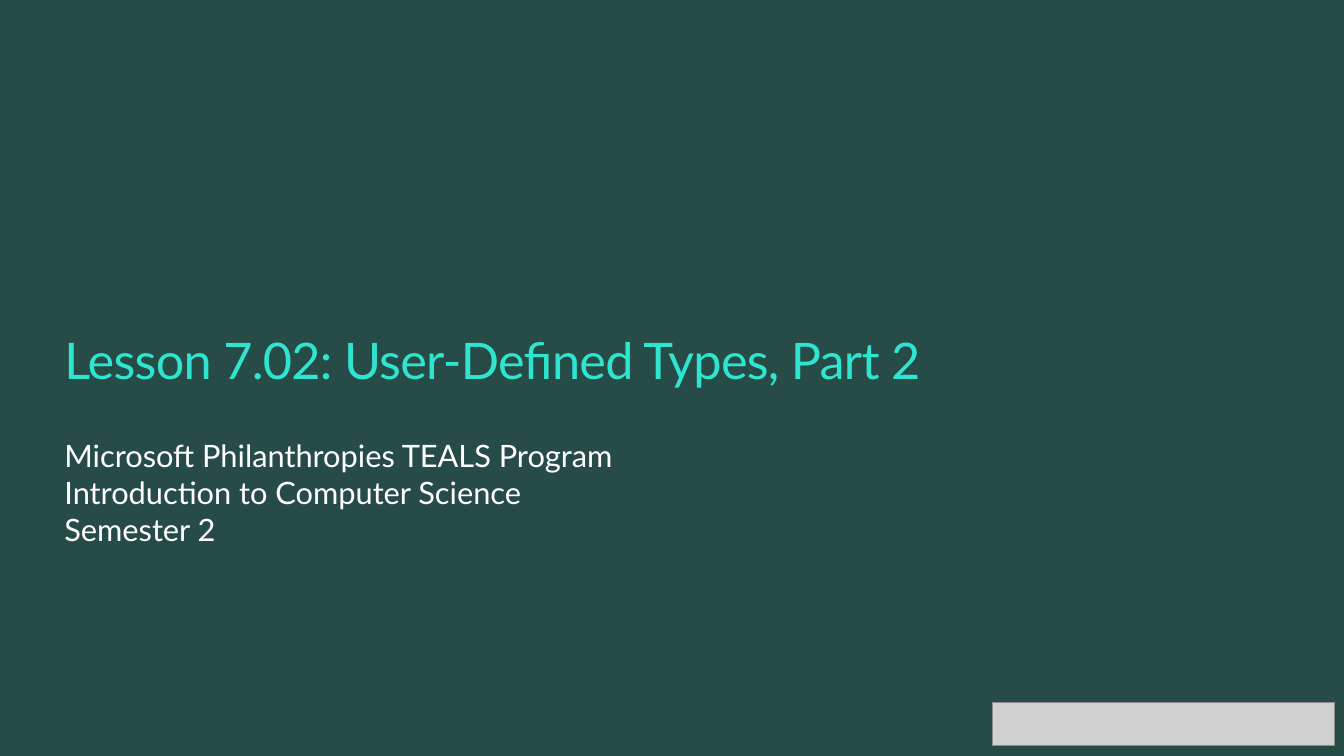
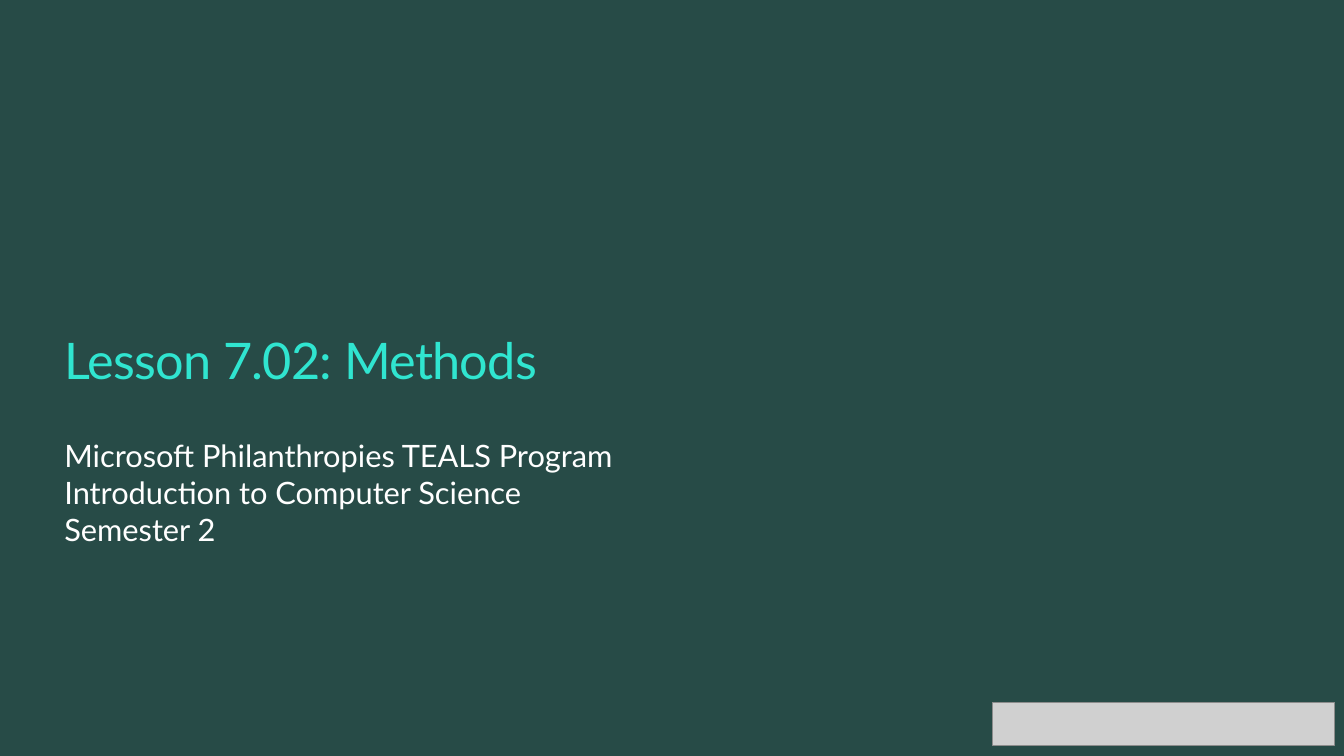
Before and after one commit to TEALSK12/2nd-semester-introduction-to-computer-science, a slide deck: slide 1 of docs/units/7_unit/slidedecks/Intro Python 7.02 TEALS.pptx. Drawn at 1344x756 pixels with LibreOffice and Linux fonts; fonts in the diff are those of the drawing; grey boxes stand for pictures; background and template pictures are left out. Boxes give left, top, right and bottom in pixels: in the first picture for what was removed or moved away, otherwise in the second. Text is boxed around its words. In the diff, an @@ line names an element or a change of style, - is before the commit and + after.

```diff
--- a/docs/units/7_unit/slidedecks/Intro Python 7.02 TEALS.pptx
+++ b/docs/units/7_unit/slidedecks/Intro Python 7.02 TEALS.pptx
@@ title at (x1=64, y1=342, x2=537, y2=380): text changed @@
-Lesson 7.02: User-Defined Types, Part 2
+Lesson 7.02: Methods
```
Also in this commit, not shown: 2 other slides changed, 13 slides added, 10 slides removed, 26 other files.
